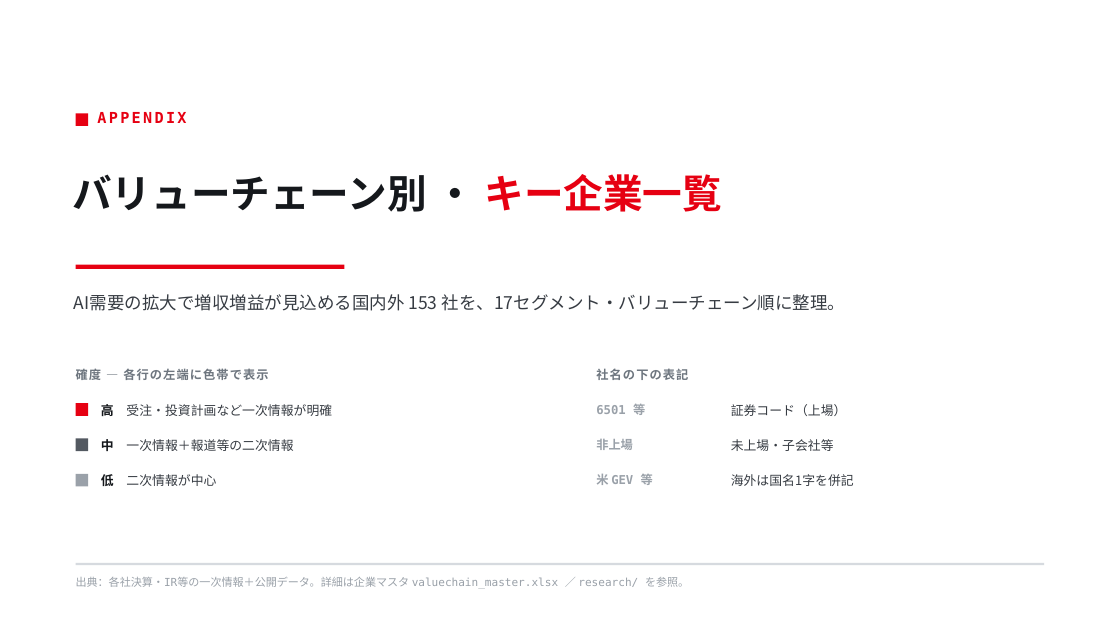
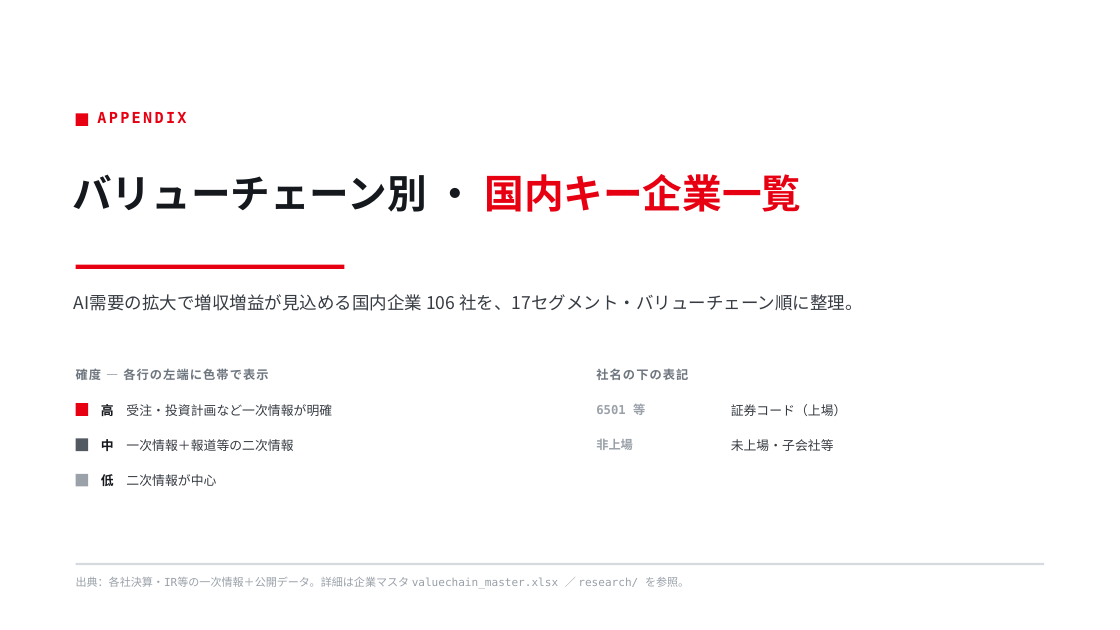
Before and after one commit to kogit834/AI-valuechain, a slide deck: slide 8 of output/andpad_soukai_ai_deck.pptx. Drawn at 1120x630 pixels with LibreOffice and Linux fonts; fonts in the diff are those of the drawing. Boxes give left, top, right and bottom in pixels: in the first picture for what was removed or moved away, otherwise in the second. Text is boxed around its words. In the diff, an @@ line names an element or a change of style, - is before the commit and + after.

```diff
--- a/output/andpad_soukai_ai_deck.pptx
+++ b/output/andpad_soukai_ai_deck.pptx
@@ text at (72, 174, 801, 212): text changed @@
-バリューチェーン別 ・ キー企業一覧
+バリューチェーン別 ・ 国内キー企業一覧
@@ text at (74, 294, 862, 311): text changed @@
-AI需要の拡大で増収増益が見込める国内外 153 社を、17セグメント・バリューチェーン順に整理。
+AI需要の拡大で増収増益が見込める国内企業 106 社を、17セグメント・バリューチェーン順に整理。
@@ text removed at (596, 474, 653, 485) @@
-米 GEV 等
@@ text removed at (731, 474, 854, 486) @@
-海外は国名1字を併記
```
Also in this commit, not shown: 17 other slides changed, 6 slides removed, 5 other files.
